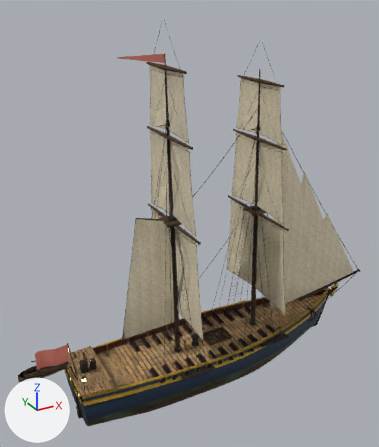
What one commit did to the glTF model public/models/ships/brig.glb.
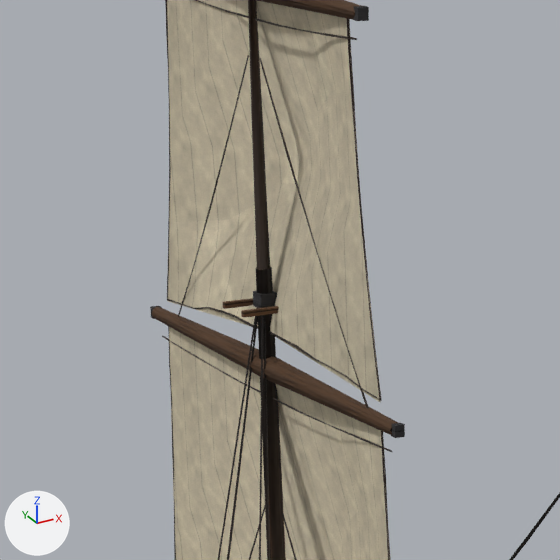
The first picture shows the older version from a 50 mm camera at (-25.0, -40.4, 36.8) aimed at (-2.0, 1.4, 15.9). The close-ups show the older and then the newer version on the part from 32% to 58% of the width and 16% to 39% of the height of that picture. Only the edits that show in the close-ups are written down. The lights are fixed; the arrows at lower left show +X, +Y and +Z. Where no turn or scale is listed for an object, it has been applied to the vertices. Vertices at exactly the same position are counted once.

Objects in the first close-up: 'LOD0_Wood', 'LOD0_m1_SquareSail', 'LOD0_m1_SquareYards', 'LOD1_Wood', 'LOD1_m1_SquareSail', 'LOD2_m1_SquareSail' and 3 more.
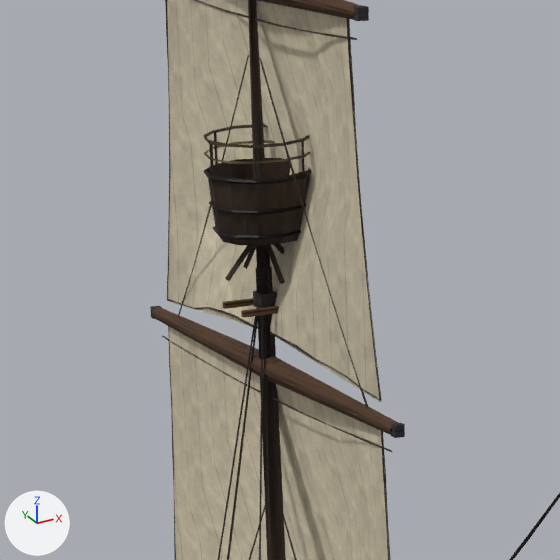
Scene script edits in JSON lines:
```json
{"block": "me_lod0_body", "where": "# used by ob_lod0_body; location = (0.0, 0.0, 0.0)"}
{"op": "remove", "block": "me_lod0_body", "code": "me_lod0_body.from_pydata(...)  # 5290 vertices, 8222 faces; spans x -15.6..18.0, y -4.8..4.8, z -2.6..15.5"}
{"op": "add", "block": "me_lod0_body", "code": "me_lod0_body.from_pydata(...)  # 5642 vertices, 8870 faces; spans x -15.6..18.0, y -4.8..4.8, z -2.6..28.4"}
{"block": "me_lod0_body", "change": "me_lod0_body part 1: a new loose piece of 48 vertices spanning x -5.7..-4.2, y -0.8..0.8, z 27.4..27.5, in mat_brig_atlas"}
{"block": "me_lod0_body", "change": "me_lod0_body part 2: a new loose piece of 48 vertices spanning x -5.8..-4.2, y -0.8..0.8, z 27.8..27.9, in mat_brig_atlas"}
{"block": "me_lod0_body", "change": "me_lod0_body part 3: a new loose piece of 48 vertices spanning x -5.9..-4.1, y -0.9..0.9, z 28.3..28.4, in mat_brig_atlas"}
{"block": "me_lod0_body", "change": "other edits to the shape of me_lod0_body do not show in these pictures"}
{"block": "me_lod0_wood", "where": "# used by ob_lod0_wood; location = (0.0, 0.0, 0.0)"}
{"op": "remove", "block": "me_lod0_wood", "code": "me_lod0_wood.from_pydata(...)  # 4226 vertices, 6250 faces; spans x -20.3..21.4, y -4.7..4.7, z -2.8..32.2"}
{"op": "add", "block": "me_lod0_wood", "code": "me_lod0_wood.from_pydata(...)  # 4932 vertices, 7274 faces; spans x -20.3..21.4, y -4.7..4.7, z -2.8..32.2"}
{"block": "me_lod0_wood", "change": "me_lod0_wood part 4: the loose piece of 6 vertices spanning x -4.7..-4.6, y -1.0, z 17.3..17.7 is copied, and the copy is moved by (0.1, 0.3, 11.1); it spans x -4.6, y -0.7, z 28.3..28.9"}
{"block": "me_lod0_wood", "change": "me_lod0_wood part 5: the loose piece of 6 vertices spanning x -4.7..-4.6, y -1.0, z 17.3..17.7 is copied, and the copy is moved by (-0.7, 0.3, 11.1); it spans x -5.4, y -0.7, z 28.3..28.9"}
{"block": "me_lod0_wood", "change": "me_lod0_wood part 6: the loose piece of 6 vertices spanning x -5.6..-5.5, y 1.0, z 17.2..17.7 is copied, and the copy is moved by (-0.2, -1.0, 11.1); it spans x -5.8, y 0.0, z 28.3..28.9"}
{"block": "me_lod0_wood", "change": "me_lod0_wood part 7: the loose piece of 6 vertices spanning x -5.6..-5.5, y 1.0, z 17.2..17.7 is copied, and the copy is moved by (0.2, -0.3, 11.1); it spans x -5.4, y 0.7, z 28.3..28.9"}
{"block": "me_lod0_wood", "change": "me_lod0_wood part 8: 169 vertices added at x -5.8..-4.2, y -0.8..0.8, z 26.7..28.9"}
{"block": "me_lod0_wood", "change": "other edits to the shape of me_lod0_wood do not show in these pictures"}
{"block": "me_lod1_wood", "where": "# used by ob_lod1_wood; location = (0.0, 0.0, 0.0)"}
{"op": "remove", "block": "me_lod1_wood", "code": "me_lod1_wood.from_pydata(...)  # 446 vertices, 606 faces; spans x -15.6..21.3, y -4.1..4.1, z -2.8..32.2"}
{"op": "add", "block": "me_lod1_wood", "code": "me_lod1_wood.from_pydata(...)  # 558 vertices, 782 faces; spans x -15.6..21.3, y -4.1..4.1, z -2.8..32.2"}
{"block": "me_lod1_wood", "change": "me_lod1_wood part 9: a new loose piece of 40 vertices spanning x -5.8..-4.2, y -0.8..0.8, z 27.3..28.4, in mat_brig_wood"}
{"block": "me_lod1_wood", "change": "other edits to the shape of me_lod1_wood do not show in these pictures"}
```

Pixel boxes (x1, y1, x2, y2) of what changed, in the close-ups (560 x 560 px):
```json
{"object": "LOD0_Wood", "change": "reshaped", "before": [218, 0, 560, 560], "after": [204, 0, 560, 560]}
{"object": "LOD1_Wood", "change": "reshaped", "before": [250, 0, 285, 560], "after": [209, 0, 310, 560]}
{"object": "LOD0_Body", "change": "reshaped", "after": [203, 168, 312, 240], "on screen": "not visible before"}
{"part": 1, "of": "me_lod0_body", "change": "added", "after": [213, 226, 301, 240]}
{"part": 2, "of": "me_lod0_body", "change": "added", "after": [209, 201, 306, 215]}
{"part": 3, "of": "me_lod0_body", "change": "added", "after": [203, 168, 312, 184]}
{"part": 4, "of": "me_lod0_wood", "change": "added", "after": [301, 141, 305, 180]}
{"part": 5, "of": "me_lod0_wood", "change": "added", "after": [254, 148, 258, 186]}
{"part": 6, "of": "me_lod0_wood", "change": "added", "after": [209, 144, 214, 181]}
{"part": 7, "of": "me_lod0_wood", "change": "added", "after": [214, 132, 218, 165]}
{"part": 8, "of": "me_lod0_wood", "change": "added", "after": [204, 124, 310, 284]}
{"part": 9, "of": "me_lod1_wood", "change": "added", "after": [209, 158, 310, 245]}
```
